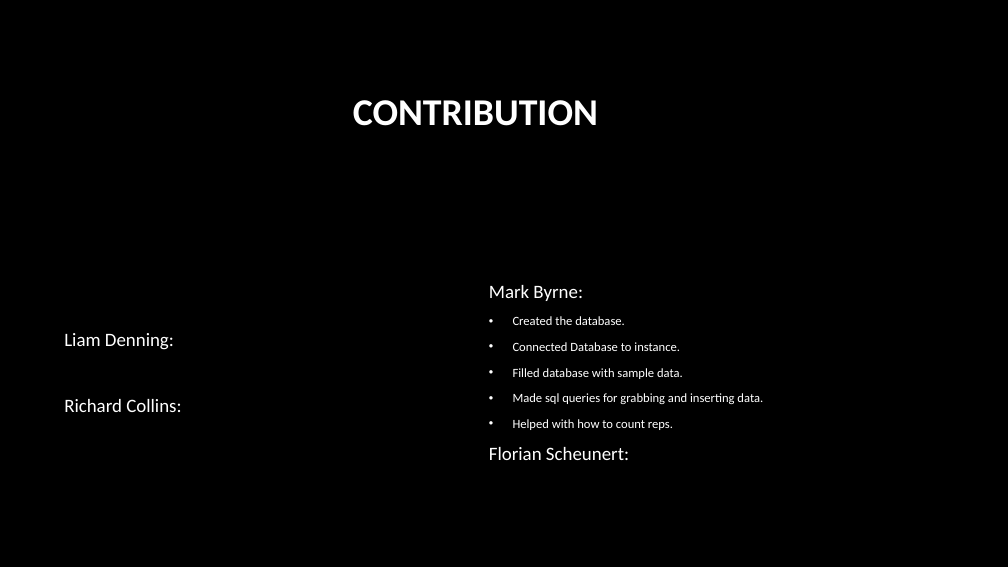
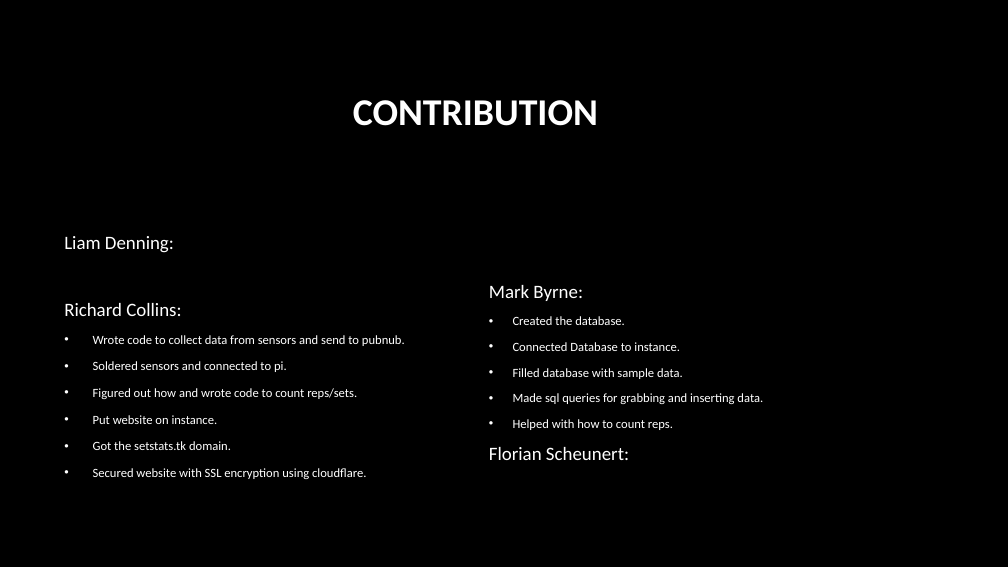
Before and after one commit to MarkByrneDKIT/SetStats, a slide deck: slide 2 of SetStats_finalScreenCast.pptx. Drawn at 1008x567 pixels with LibreOffice and Linux fonts; fonts in the diff are those of the drawing; background and template pictures are left out. Boxes give left, top, right and bottom in pixels: in the first picture for what was removed or moved away, otherwise in the second. Text is boxed around its words. In the diff, an @@ line names an element or a change of style, - is before the commit and + after.

Commit message:
Added my contribution

```diff
--- a/SetStats_finalScreenCast.pptx
+++ b/SetStats_finalScreenCast.pptx
@@ text at [93,335,405,479]: paragraphs added @@
+• Wrote code to collect data from sensors and send to pubnub.
+• Soldered sensors and connected to pi.
+• Figured out how and wrote code to count reps/sets.
+• Put website on instance.
+• Got the setstats.tk domain.
+• Secured website with SSL encryption using cloudflare.
```
Also in this commit, not shown: 1 other slide changed.
